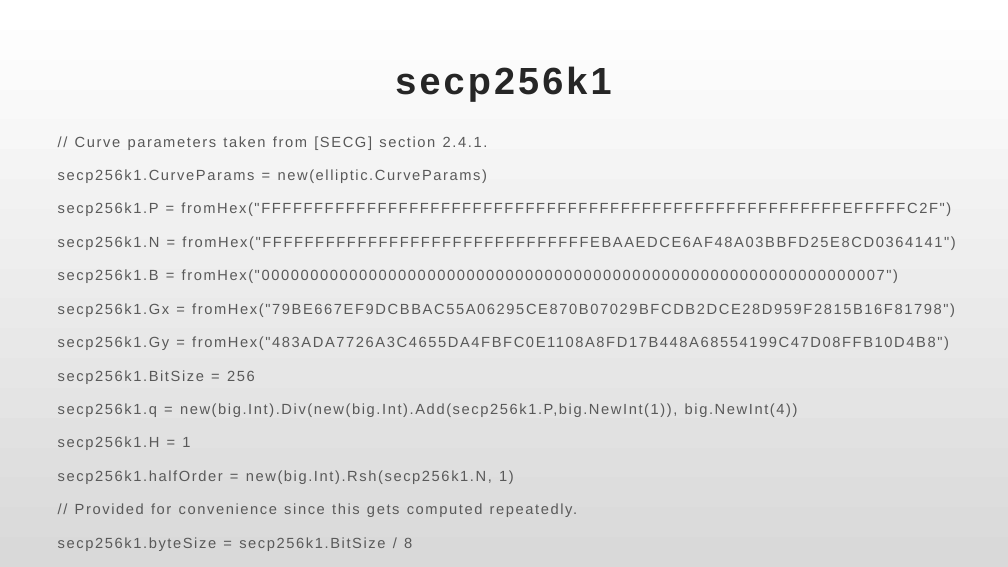
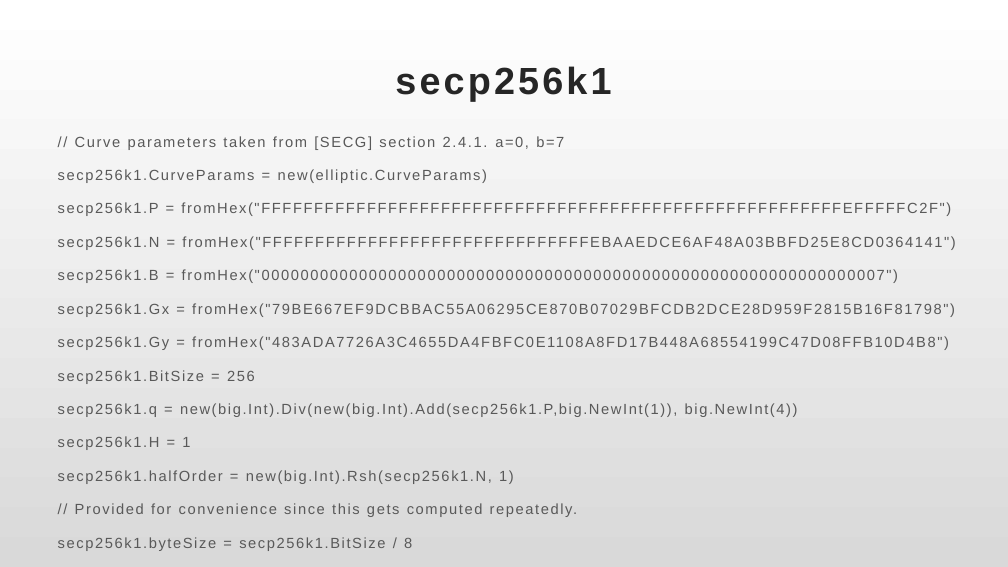
Before and after one commit to liangjisheng/blockchain, a slide deck: slide 48 of crypto/ECC/Elliptic Curve.pptx. Drawn at 1008x567 pixels with LibreOffice and Linux fonts; fonts in the diff are those of the drawing. Boxes give left, top, right and bottom in pixels: in the first picture for what was removed or moved away, otherwise in the second. Text is boxed around its words. In the diff, an @@ line names an element or a change of style, - is before the commit and + after.

```diff
--- a/crypto/ECC/Elliptic Curve.pptx
+++ b/crypto/ECC/Elliptic Curve.pptx
@@ text at [75,136,564,150]: text changed @@
-// Curve parameters taken from [SECG] section 2.4.1.
+// Curve parameters taken from [SECG] section 2.4.1. a=0, b=7
```
Also in this commit, not shown: 1 other slide changed, 3 other files.
